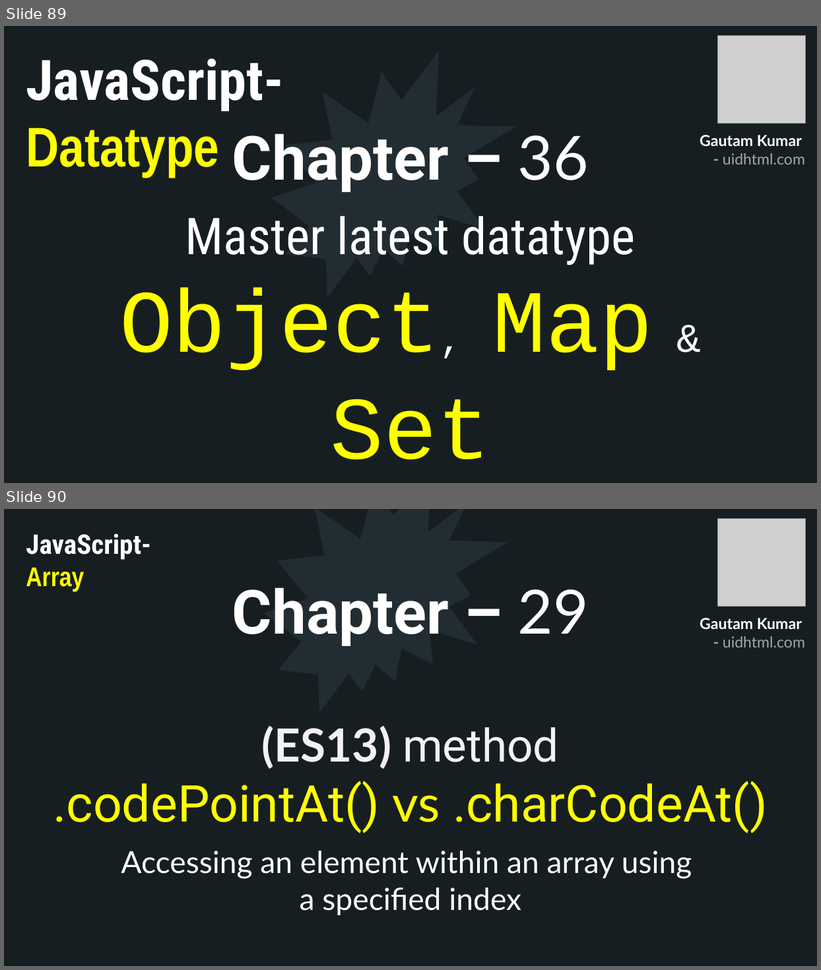
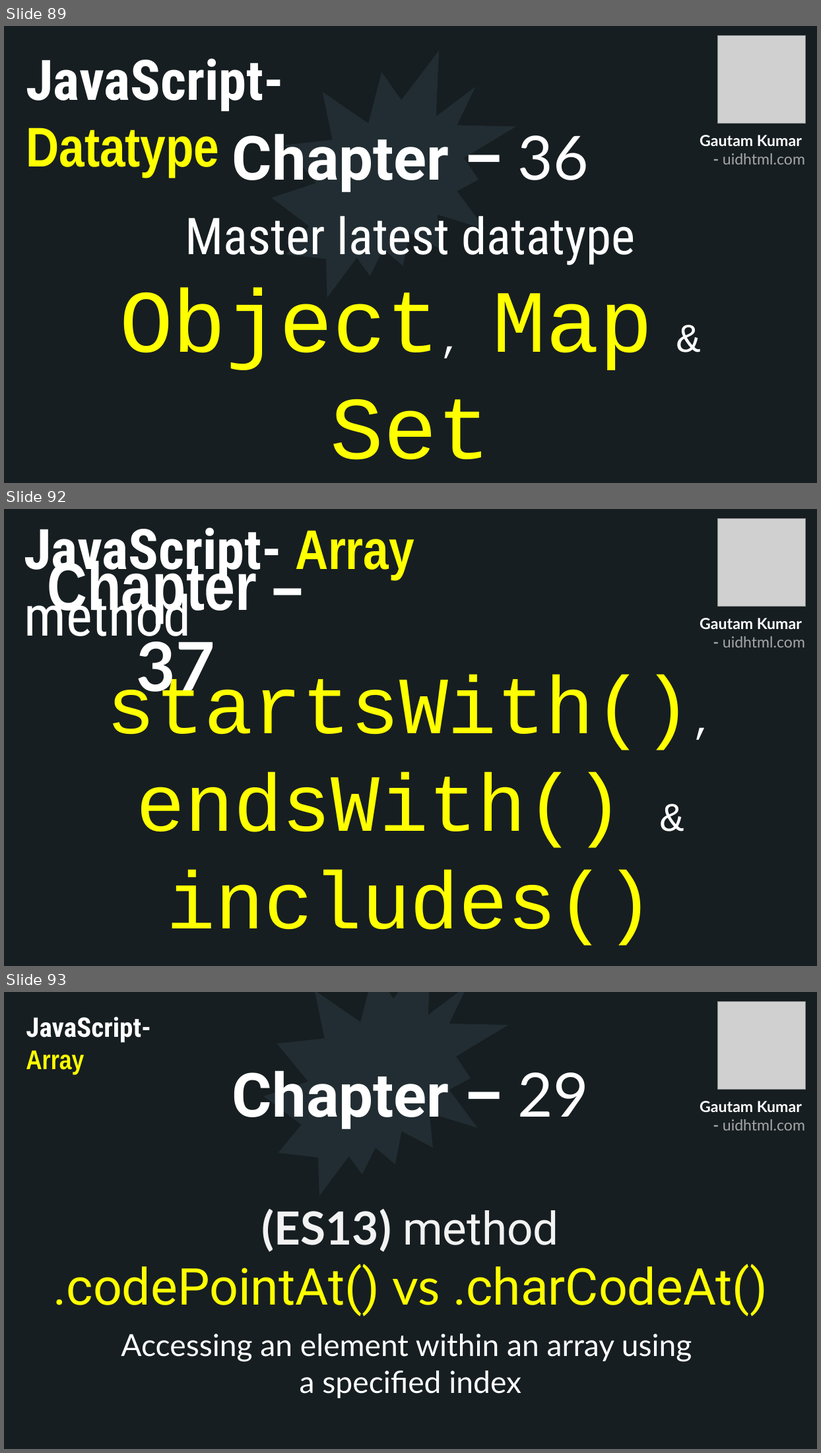
Before and after one commit to uidhtml/javascript-tutorials, a slide deck: Javascript Tutorials.pptx. Shown one above the other, each under a label of ours: slides 89 and 90 before the commit, slides 89, 92 and 93 after it; the slides between them are not shown. The pictures are 821x970 and 821x1453 pixels, drawn with LibreOffice and Linux fonts; fonts in the diff are those of the drawing; grey boxes stand for pictures. Boxes give left, top, right and bottom in pixels: in the first picture for what was removed or moved away, otherwise in the second. Text is boxed around its words. In the diff, an @@ line names an element or a change of style, - is before the commit and + after.

Commit message:
Added chapter 37

```diff
--- a/Javascript Tutorials.pptx
+++ b/Javascript Tutorials.pptx
@@ slide 92 added at (x1=4, y1=509, x2=817, y2=966), background #2C3C43; not listed: 10 template elements that a slide beside it also shows @@
@@ rectangle added at (x1=4, y1=509, x2=817, y2=966), fill #161E22 @@
@@ text added at (x1=24, y1=527, x2=415, y2=650), 66 pt, text #FFFFFF, bold @@
+JavaScript- Array method
@@ picture added at (x1=718, y1=519, x2=806, y2=607) @@
@@ title added at (x1=48, y1=555, x2=257, y2=703), 80 pt, text #FFFFFF, bold @@
+Chapter – 37
@@ text added at (x1=700, y1=618, x2=805, y2=648), 18 pt, text #A6A6A6, bold @@
+Gautam Kumar
+- uidhtml.com
@@ text added at (x1=106, y1=675, x2=692, y2=946), 96 pt, text #FFFF00 @@
+startsWith(), endsWith() &
+includes()
@@ what was slide 90 is now slide 93 @@
```
Also in this commit, not shown: 2 other slides added, 6 other files.
